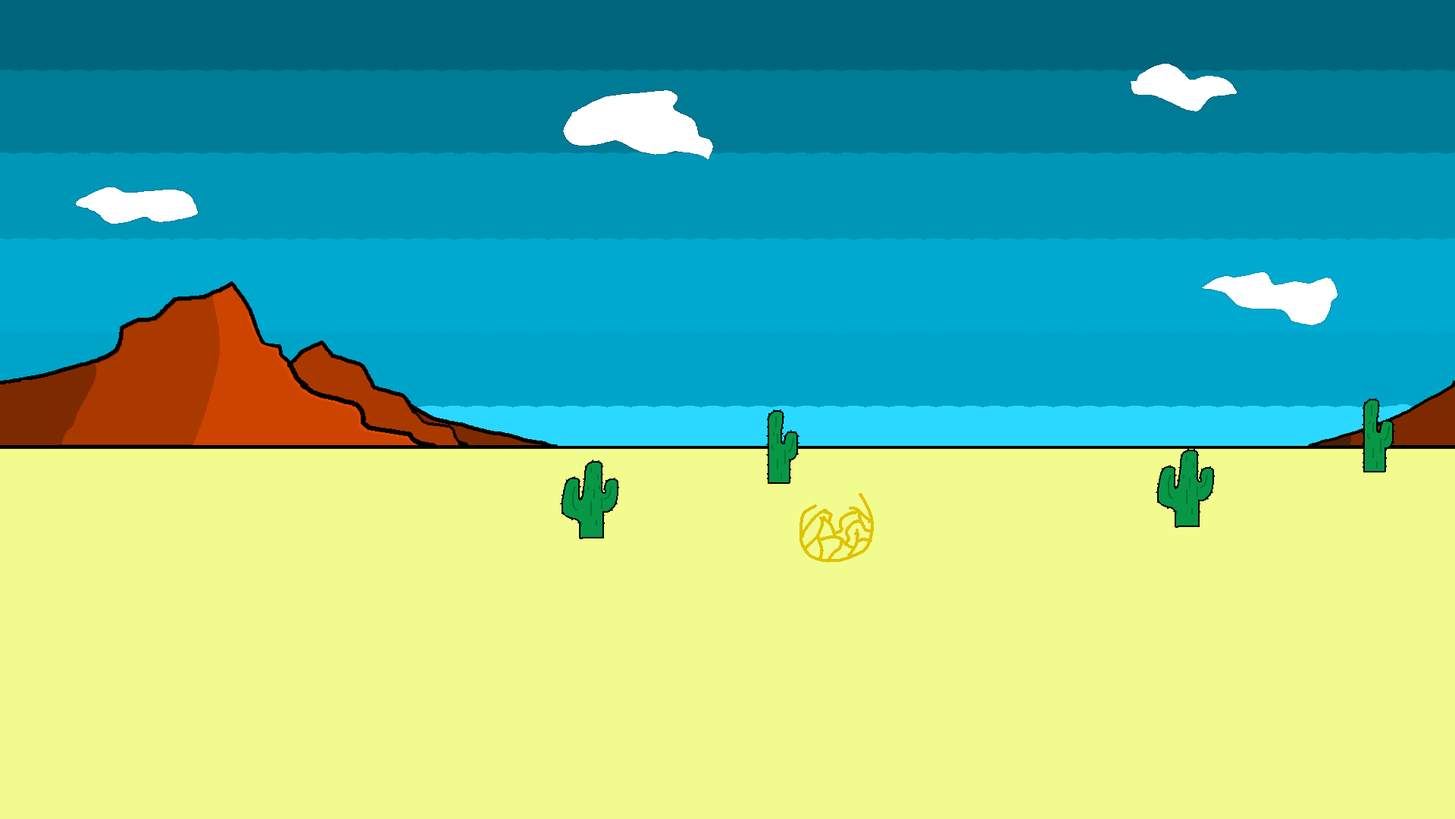
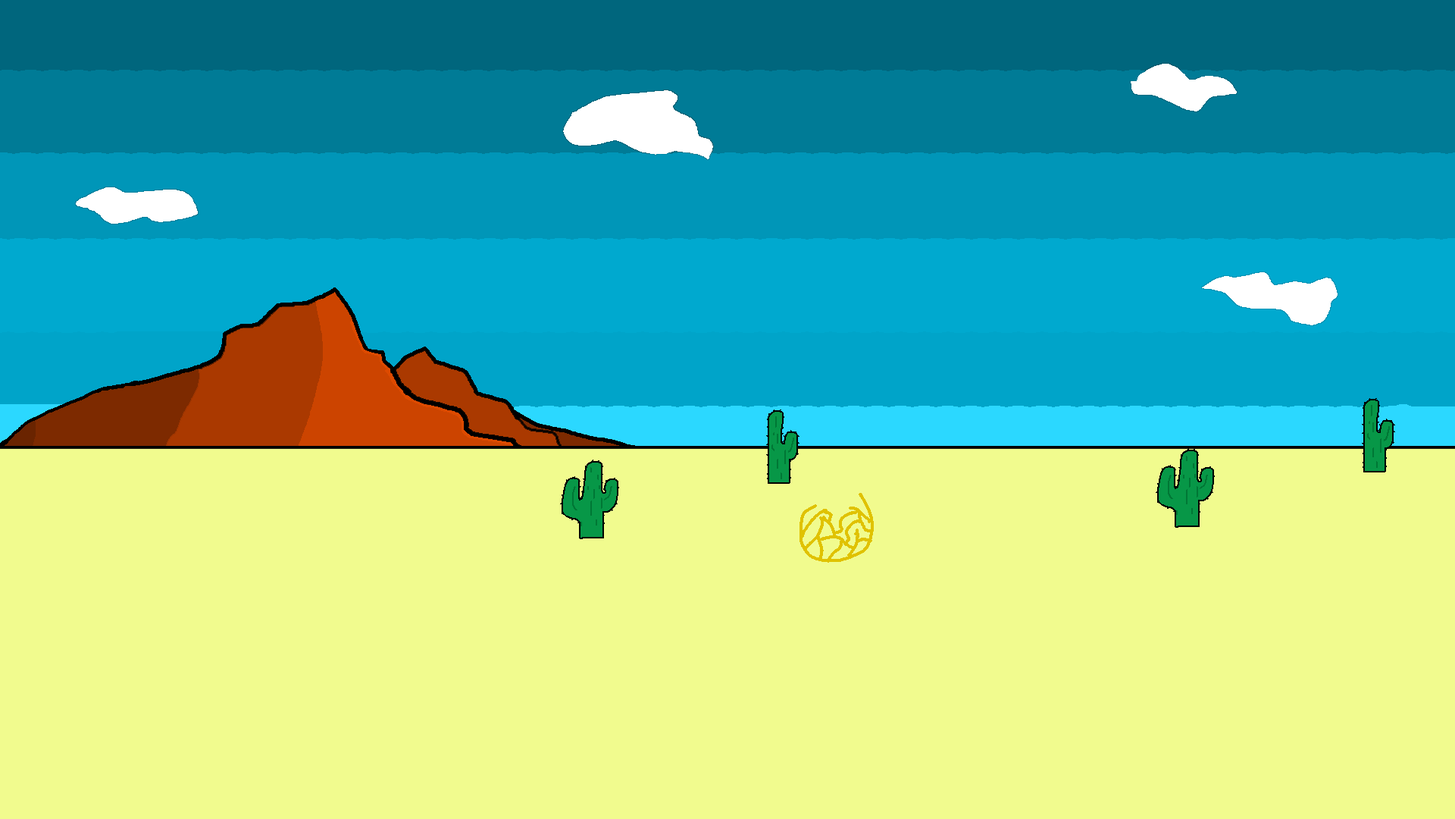
Before/after of a 1455x819 layered artwork. What changed in the layer stack:
painted on "Mountains" over [0, 281, 1455, 446]
painted on "Clouds" over [0, 380, 139, 446]
